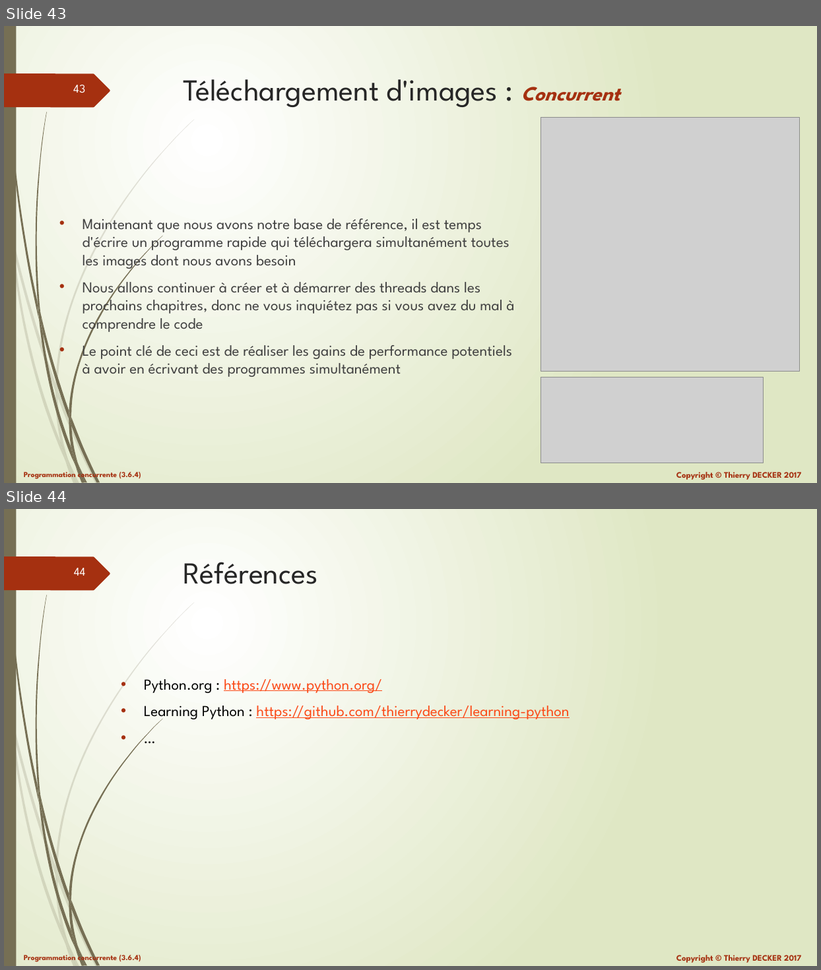
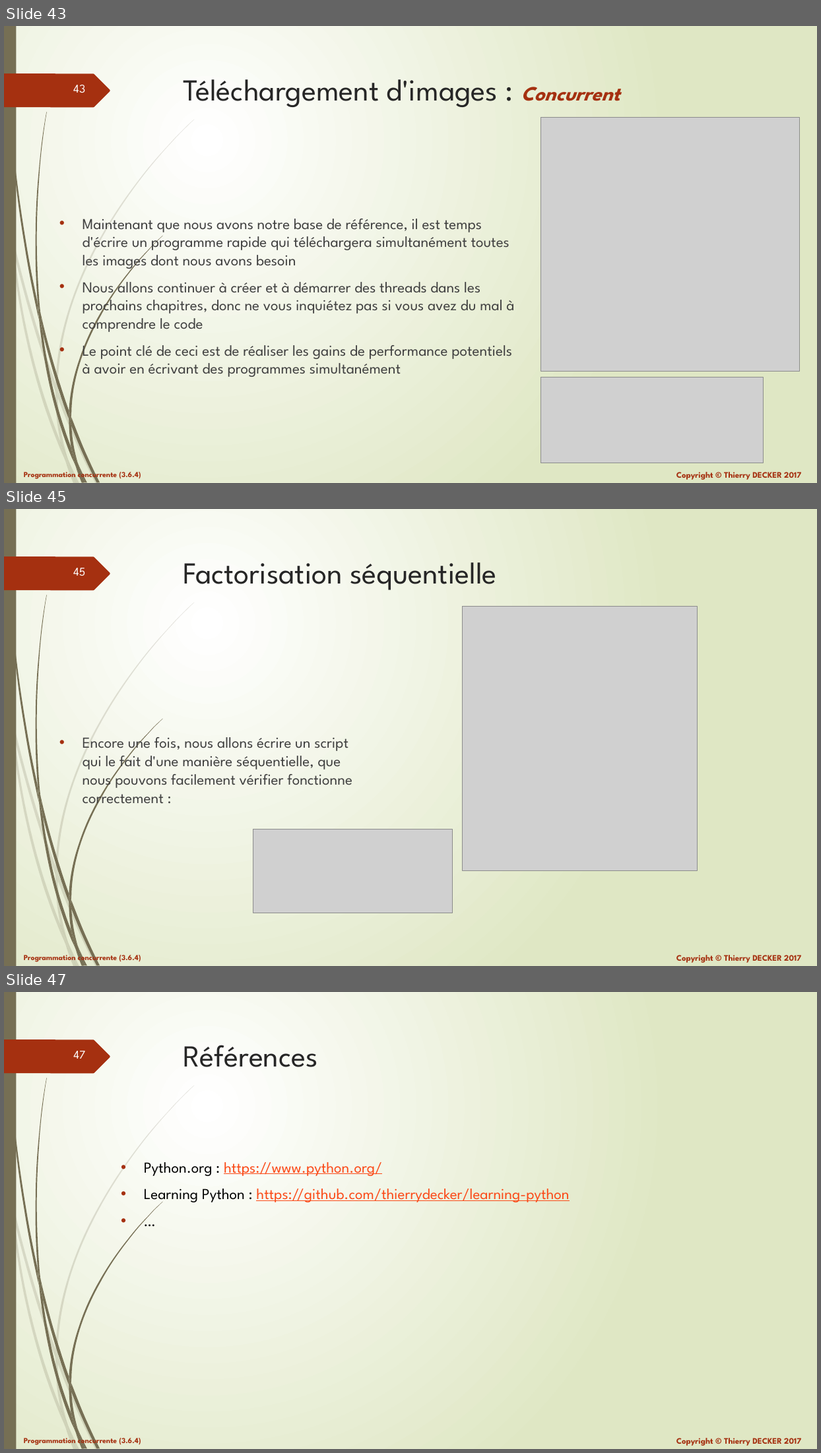
Before and after one commit to VikmanTheRacoon/learning-python, a slide deck: documentations/python-103.pptx. Shown one above the other, each under a label of ours: slides 43 and 44 before the commit, slides 43, 45 and 47 after it; the slides between them are not shown. The pictures are 821x970 and 821x1453 pixels, drawn with LibreOffice and Linux fonts; fonts in the diff are those of the drawing; grey boxes stand for pictures. Boxes give left, top, right and bottom in pixels: in the first picture for what was removed or moved away, otherwise in the second. Text is boxed around its words. In the diff, an @@ line names an element or a change of style, - is before the commit and + after.

```diff
--- a/documentations/python-103.pptx
+++ b/documentations/python-103.pptx
@@ slide 45 added at <box>4,509,817,966</box>, background gradient #FFFFFF to #DFE8C4; not listed: 27 template elements that a slide beside it also shows @@
@@ title added at <box>183,562,497,590</box>, 36 pt, text #262626 @@
+Factorisation séquentielle
@@ picture added at <box>463,607,698,871</box> @@
@@ text added at <box>83,733,352,808</box>, 18 pt, text #404040 @@
+• Encore une fois, nous allons écrire un script qui le fait d'une manière séquentielle, que nous pouvons facilement vérifier fonctionne correctement :
@@ picture added at <box>253,829,452,913</box> @@
@@ what was slide 44 is now slide 47 @@
@@ page number at <box>73,1051,85,1059</box>: text changed @@
-44
+47
```
Also in this commit, not shown: 2 other slides added, 1 other file.
